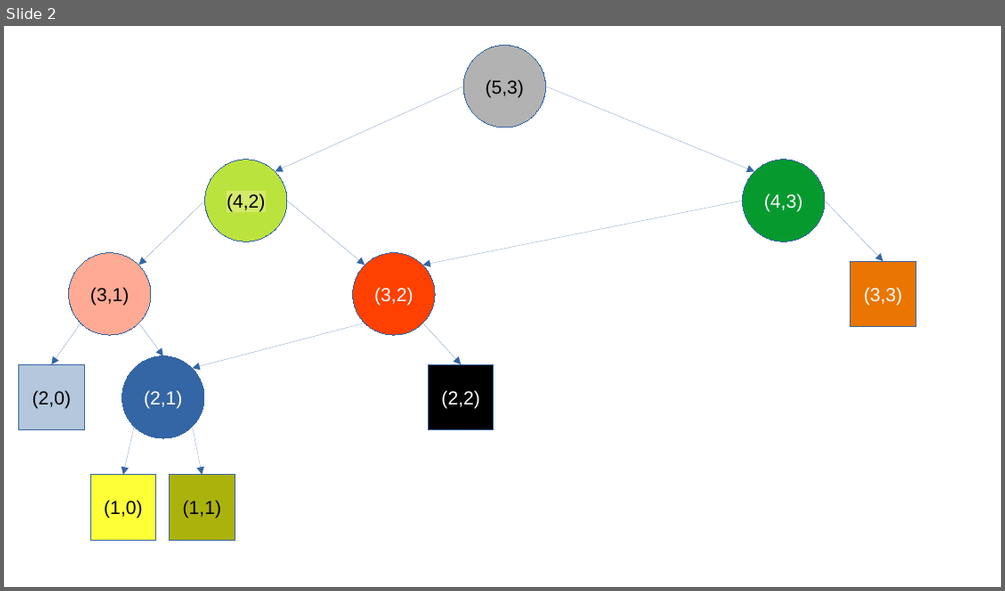
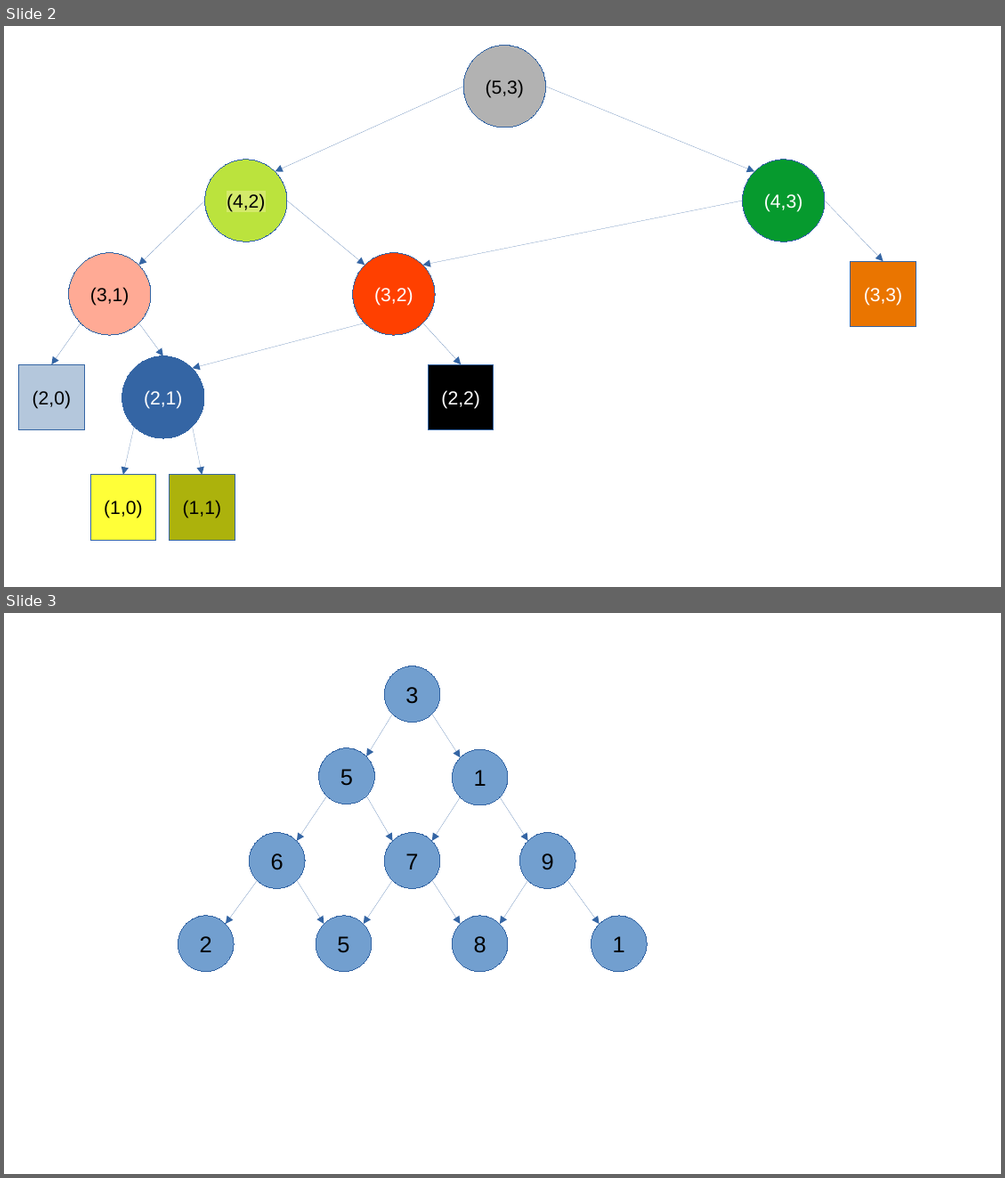
Before and after one commit to zkoza/cpp-issp, a slide deck: advanced/img/z02/silnia1.odp. Shown one above the other, each under a label of ours: slide 2 before the commit, slides 2 and 3 after it. The pictures are 1005x591 and 1005x1178 pixels, drawn with LibreOffice and Linux fonts; fonts in the diff are those of the drawing. Boxes give left, top, right and bottom in pixels: in the first picture for what was removed or moved away, otherwise in the second. Text is boxed around its words. In the diff, an @@ line names an element or a change of style, - is before the commit and + after.

```diff
--- a/advanced/img/z02/silnia1.odp
+++ b/advanced/img/z02/silnia1.odp
@@ slide 3 added at <box>4,613,1001,1174</box>, background #FFFFFF @@
@@ ellipse added at <box>385,666,441,722</box>, fill #729FCF, outline #3465A4 0 pt, 18 pt, text #000000 @@
+3
@@ arrow added from (393, 714) to (367, 756), #3465A4 0 pt @@
@@ arrow added from (432, 714) to (460, 758), #3465A4 0 pt @@
@@ ellipse added at <box>319,747,375,803</box>, fill #729FCF, outline #3465A4 0 pt, 18 pt, text #000000 @@
+5
@@ ellipse added at <box>452,749,508,805</box>, fill #729FCF, outline #3465A4 0 pt, 18 pt, text #000000 @@
+1
@@ arrow added from (327, 795) to (297, 841), #3465A4 0 pt @@
@@ arrow added from (367, 795) to (393, 841), #3465A4 0 pt @@
@@ arrow added from (460, 797) to (432, 841), #3465A4 0 pt @@
@@ arrow added from (500, 797) to (527, 841), #3465A4 0 pt @@
@@ ellipse added at <box>249,833,305,889</box>, fill #729FCF, outline #3465A4 0 pt, 18 pt, text #000000 @@
+6
@@ ellipse added at <box>385,833,441,889</box>, fill #729FCF, outline #3465A4 0 pt, 18 pt, text #000000 @@
+7
@@ ellipse added at <box>519,833,575,889</box>, fill #729FCF, outline #3465A4 0 pt, 18 pt, text #000000 @@
+9
@@ arrow added from (258, 880) to (226, 925), #3465A4 0 pt @@
@@ arrow added from (297, 880) to (324, 925), #3465A4 0 pt @@
@@ arrow added from (393, 880) to (363, 925), #3465A4 0 pt @@
@@ arrow added from (432, 880) to (460, 925), #3465A4 0 pt @@
@@ arrow added from (527, 880) to (500, 925), #3465A4 0 pt @@
@@ arrow added from (567, 880) to (599, 925), #3465A4 0 pt @@
@@ ellipse added at <box>178,916,234,972</box>, fill #729FCF, outline #3465A4 0 pt, 18 pt, text #000000 @@
+2
@@ ellipse added at <box>316,916,372,972</box>, fill #729FCF, outline #3465A4 0 pt, 18 pt, text #000000 @@
+5
@@ ellipse added at <box>452,916,508,972</box>, fill #729FCF, outline #3465A4 0 pt, 18 pt, text #000000 @@
+8
@@ ellipse added at <box>591,916,647,972</box>, fill #729FCF, outline #3465A4 0 pt, 18 pt, text #000000 @@
+1
```
Also in this commit, not shown: 1 other file.
